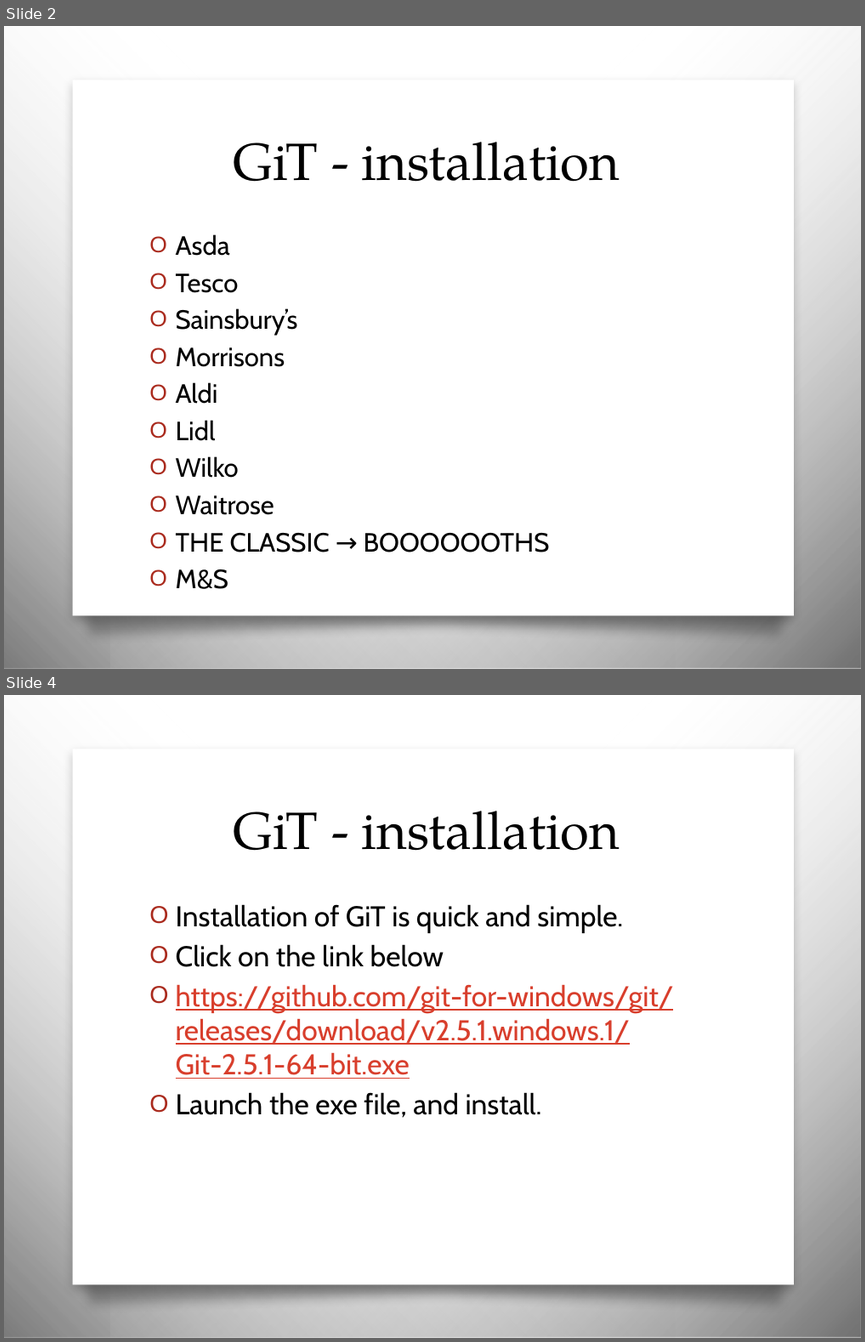
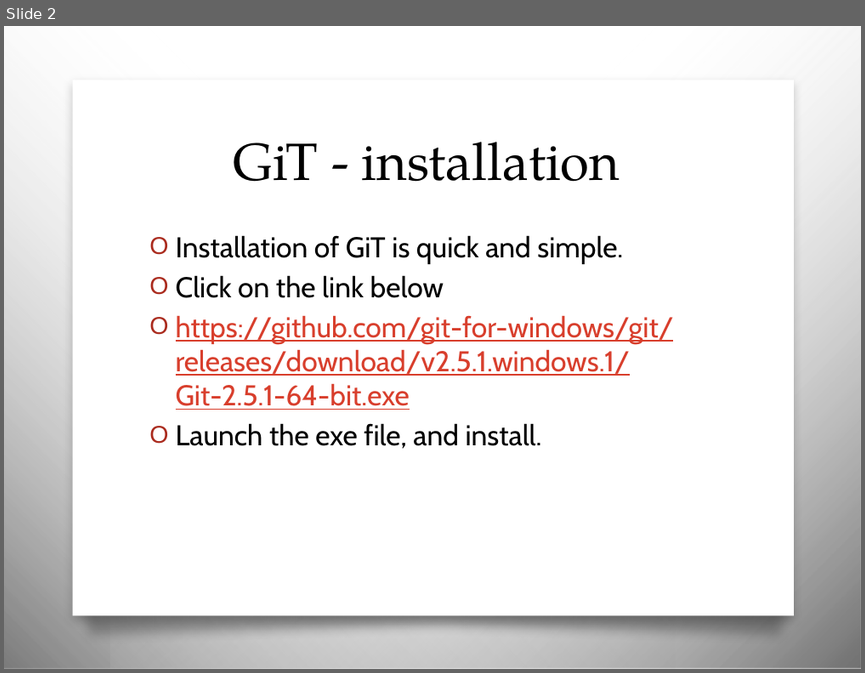
Before and after one commit to JCMander/PortalPower, a slide deck: Git/Git Slides.pptx. Shown one above the other, each under a label of ours: slides 2 and 4 before the commit, slide 2 after it; the slides between them are not shown. The pictures are 865x1342 and 865x673 pixels, drawn with LibreOffice and Linux fonts; fonts in the diff are those of the drawing; background and template pictures are left out. Boxes give left, top, right and bottom in pixels: in the first picture for what was removed or moved away, otherwise in the second. Text is boxed around its words. In the diff, an @@ line names an element or a change of style, - is before the commit and + after.

```diff
--- a/Git/Git Slides.pptx
+++ b/Git/Git Slides.pptx
@@ slide 2 removed at bbox=[4, 26, 861, 669], background picture (left out); not listed: 4 template elements that a slide beside it also shows @@
@@ title removed at bbox=[233, 142, 619, 182] @@
-GiT - installation
@@ text removed at bbox=[176, 234, 550, 589] @@
-O Asda
-O Tesco
-O Sainsbury’s
-O Morrisons
-O Aldi
-O Lidl
-O Wilko
-O Waitrose
-O THE CLASSIC → BOOOOOOTHS
-O M&S
@@ what was slide 4 is now slide 2 @@
```
Also in this commit, not shown: 1 slide changed, 5 slides added, 1 other slide removed, 1 other file.
